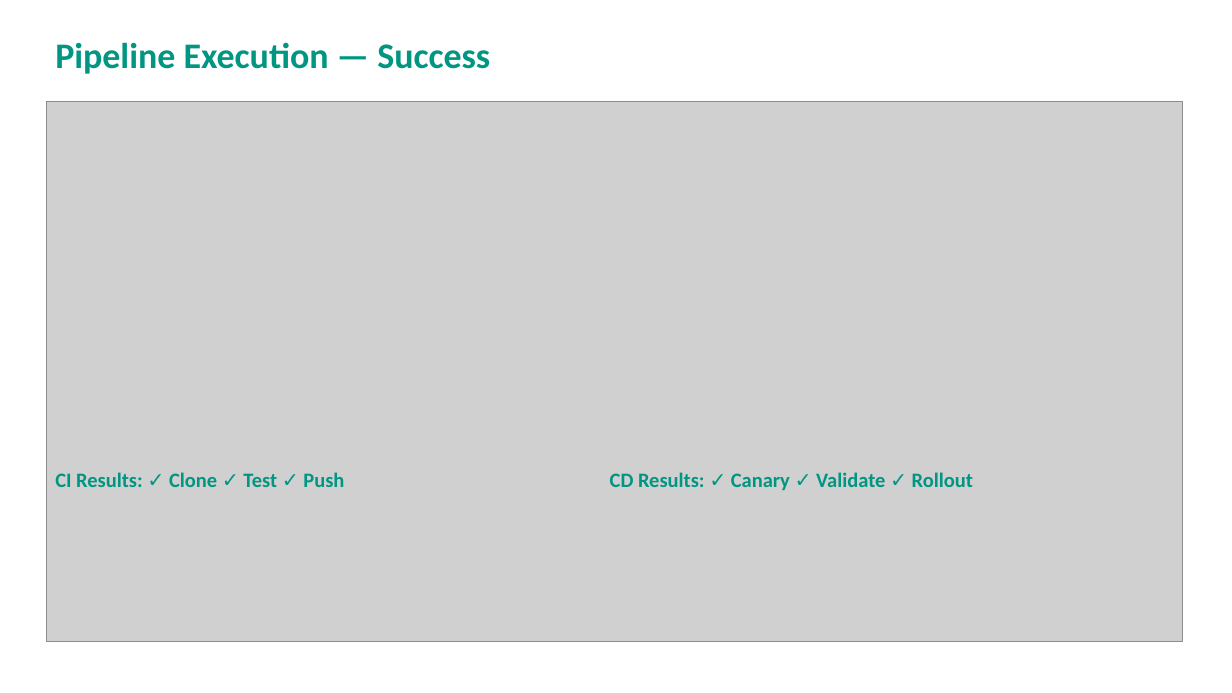
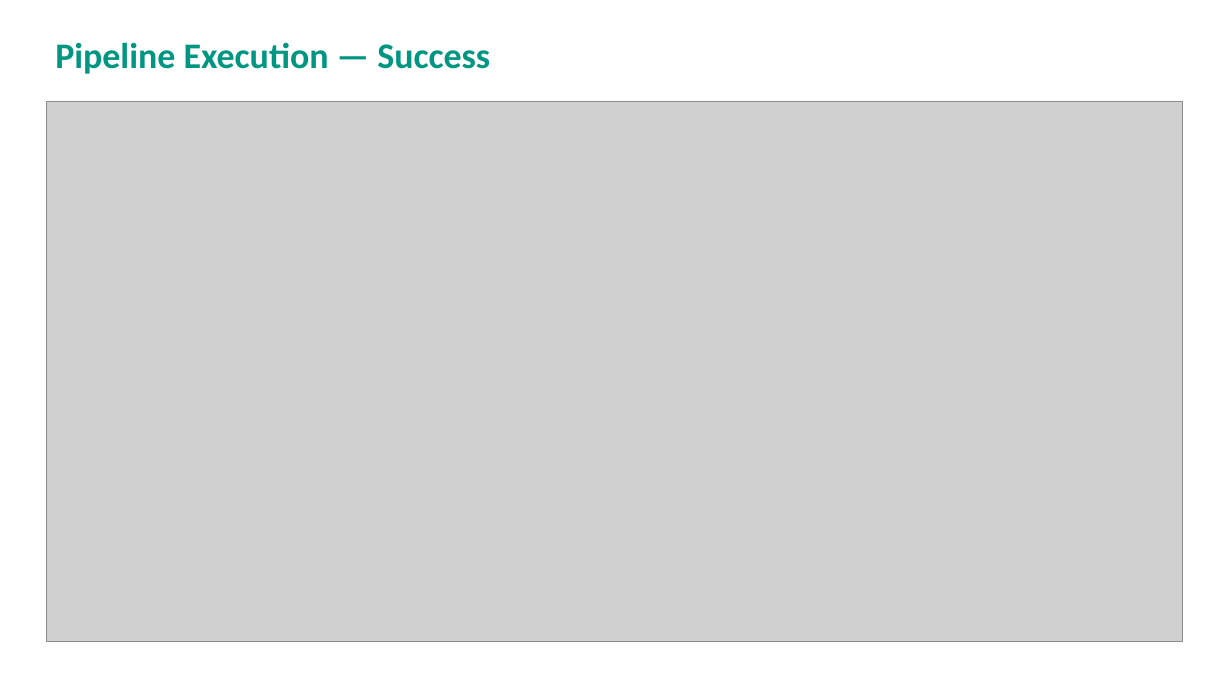
Before and after one commit to aashime/harness-ci-lab, a slide deck: slide 9 of Harness_Lab_Presentation.pptx. Drawn at 1232x693 pixels with LibreOffice and Linux fonts; fonts in the diff are those of the drawing; grey boxes stand for pictures. Boxes give left, top, right and bottom in pixels: in the first picture for what was removed or moved away, otherwise in the second. Text is boxed around its words. In the diff, an @@ line names an element or a change of style, - is before the commit and + after.

```diff
--- a/Harness_Lab_Presentation.pptx
+++ b/Harness_Lab_Presentation.pptx
@@ text removed at box(55, 472, 344, 487) @@
-CI Results: ✓ Clone ✓ Test ✓ Push
@@ text removed at box(610, 472, 973, 491) @@
-CD Results: ✓ Canary ✓ Validate ✓ Rollout
```
Also in this commit, not shown: 3 other slides changed.
